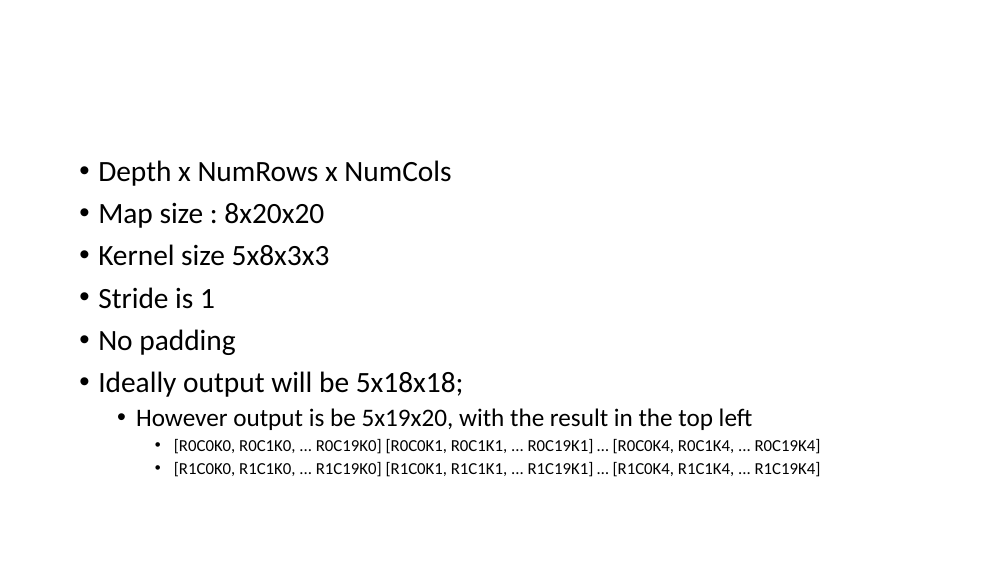
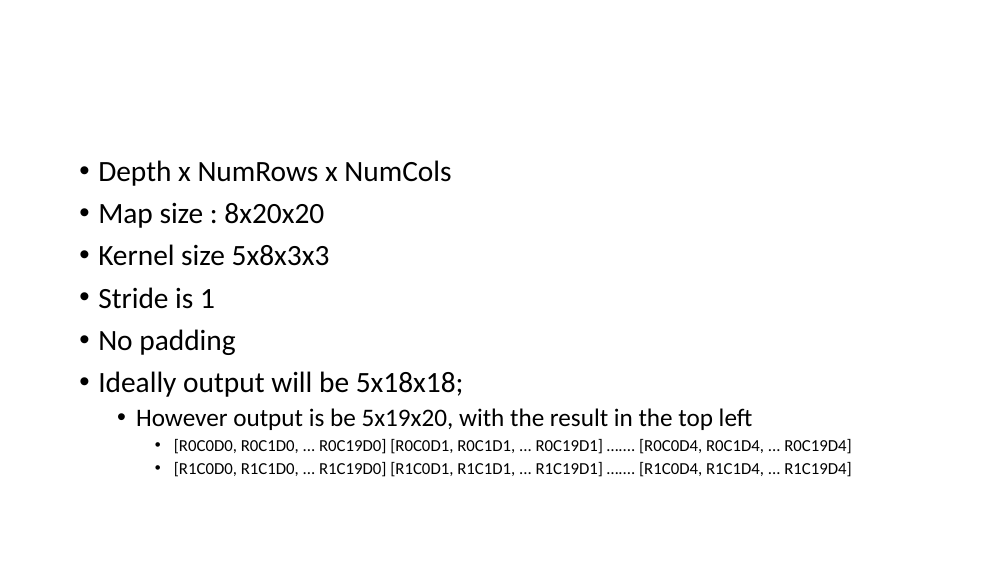
Before and after one commit to ikejokafor/ExpressNet, a slide deck: slide 30 of hardware/doc/CNN Accelerator Implementation Plan.pptx. Drawn at 1008x567 pixels with LibreOffice and Linux fonts; fonts in the diff are those of the drawing. Boxes give left, top, right and bottom in pixels: in the first picture for what was removed or moved away, otherwise in the second. Text is boxed around its words. In the diff, an @@ line names an element or a change of style, - is before the commit and + after.

```diff
--- a/hardware/doc/CNN Accelerator Implementation Plan.pptx
+++ b/hardware/doc/CNN Accelerator Implementation Plan.pptx
@@ text at (174,439,852,477): text changed @@
-    • [R0C0K0, R0C1K0, ... R0C19K0] [R0C0K1, R0C1K1, ... R0C19K1] … [R0C0K4, R0C1K4, ... R0C19K4]
-    • [R1C0K0, R1C1K0, ... R1C19K0] [R1C0K1, R1C1K1, ... R1C19K1] … [R1C0K4, R1C1K4, ... R1C19K4]
+    • [R0C0D0, R0C1D0, ... R0C19D0] [R0C0D1, R0C1D1, ... R0C19D1] ….... [R0C0D4, R0C1D4, ... R0C19D4]
+    • [R1C0D0, R1C1D0, ... R1C19D0] [R1C0D1, R1C1D1, ... R1C19D1] ….... [R1C0D4, R1C1D4, ... R1C19D4]
```
Also in this commit, not shown: 1 slide added, 20 other files.
